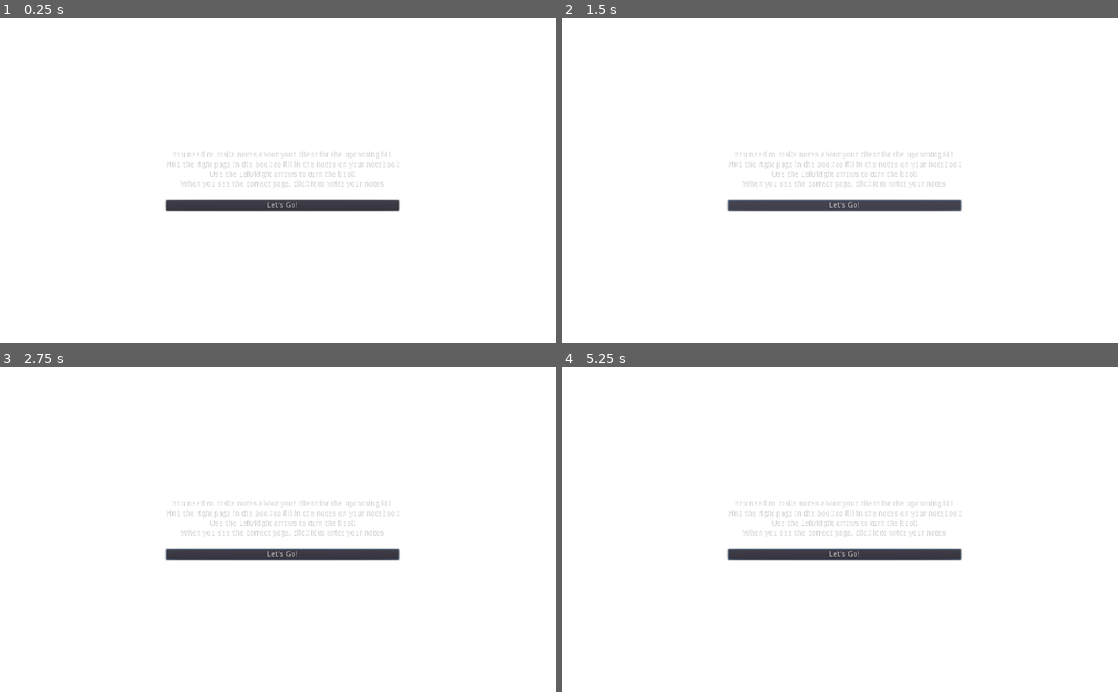
Above: before the commit, frames 1-4 (two rows, left to right).
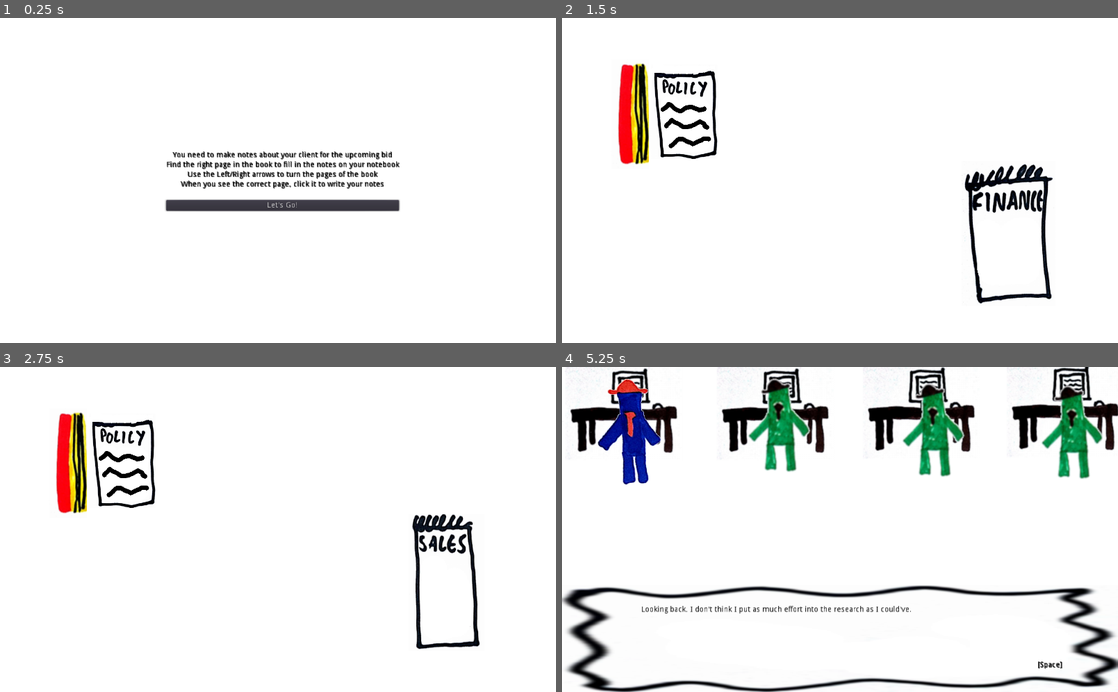
Above: after the commit, the same moments.

Repository: Dvlv/ld43
Game: Godot game, scene res://scenes/buildbid/BuildBid.tscn
The game is run twice, just before and just after one commit, with the same random seed, the same clock (stepped at 60 frames per second) and the same inputs. The project has no main scene, so this scene is started directly.
Inputs (mouse positions are in pixels of both pictures, inside the frame that each line leads up to):
- Up to frame 1 (0.25 s): no input
- Up to frame 2 (1.5 s): click "Let's Go!" at 0.5 s; click (845, 206) at 1.25 s, where only the run before the commit has a clickable "Let's Go!"
- Up to frame 3 (2.75 s): click (122, 461) at 2.02 s
- Up to frame 4 (5.25 s): tap Enter (ui_accept) at 2.75, 3.02, 3.5, 3.77, 4.25, 5 s; move the mouse to (962, 513) at 2.77 s; hold Right (ui_right) 2.78-3.53 s; move the mouse to (728, 545) at 3.52 s; hold Down (ui_down) 3.53-4.28 s; move the mouse to (895, 458) at 4.27 s; hold Right (ui_right) 4.28-5.03 s; move the mouse to (812, 594) at 5.02 s; hold Up (ui_up) from 5.03 s (still down)

The runs differ from the first frame. In frame 1, 1.8% of the frame differs, in the area x 30-72%, y 41-53%; in frame 2, 6.8%; in frame 3, 6.3%; in frame 4, 20%, in the area x 0-100%, y 0-100%.

Commit message:
build bid minigame has art

Diff:
--- a/scenes/buildbid/BuildBid.gd
+++ b/scenes/buildbid/BuildBid.gd
@@ -1,12 +1,14 @@
 extends Node2D
 
 var NOTEBOOK_SHEETS = [
-	preload("res://assets/buildbid/financePaper.png"),
-	preload("res://assets/buildbid/hrPaper.png"),
-	preload("res://assets/buildbid/salesPaper.png"),
+	preload("res://assets/buildbid/pad-finance.png"),
+	preload("res://assets/buildbid/pad-sales.png"),
+	preload("res://assets/buildbid/pad-policy.png"),
+	preload("res://assets/buildbid/pad-profit.png"),
+	preload("res://assets/buildbid/pad-terms.png"),
 ]
 
-var NEEDED_TYPES = ["finance", "hr", "sales"]
+var NEEDED_TYPES = ["finance", "sales", "policy", "profit", "terms"]
 
 var current_needed_type = 0
 var built_report = {}
@@ -20,6 +22,7 @@
 func start():
 	$CompanyBook.visible = true
 	$Notebook.visible = true
+	$Instructions.visible = false
 
 
 func on_page_selected(page_type):
@@ -44,3 +47,8 @@
 	my_global_script.tuesday_minigame_done = true
 	var tuesday = load("res://scenes/tuesday.tscn")
 	get_tree().change_scene_to(tuesday)
+
+
+
+func _on_Button_pressed():
+	start()
--- a/scenes/buildbid/BuildBid.tscn
+++ b/scenes/buildbid/BuildBid.tscn
@@ -1,16 +1,15 @@
 [gd_scene load_steps=4 format=2]
 
 [ext_resource path="res://scenes/buildbid/BuildBid.gd" type="Script" id=1]
-[ext_resource path="res://assets/papersort/financePaper.png" type="Texture" id=2]
+[ext_resource path="res://assets/buildbid/pad-finance.png" type="Texture" id=2]
 [ext_resource path="res://scenes/buildbid/CompanyBook.tscn" type="PackedScene" id=3]
 
-[node name="BuildBid" type="Node2D"]
+[node name="BuildBid" type="Node2D" index="0"]
 
 script = ExtResource( 1 )
 
 [node name="Notebook" type="Node2D" parent="." index="0"]
 
-editor/display_folded = true
 position = Vector2( 822.584, 397.787 )
 __meta__ = {
 "_edit_group_": true
@@ -22,6 +21,8 @@
 
 [node name="CompanyBook" parent="." index="1" instance=ExtResource( 3 )]
 
+position = Vector2( 125.229, 178.022 )
+
 [node name="Instructions" type="Control" parent="." index="2"]
 
 anchor_left = 0.0
@@ -72,11 +73,14 @@
 mouse_default_cursor_shape = 0
 size_flags_horizontal = 1
 size_flags_vertical = 4
+custom_colors/font_color = Color( 0, 0, 0, 1 )
+custom_colors/font_color_shadow = Color( 0, 0, 0, 1 )
 text = "You need to make notes about your client for the upcoming bid"
 align = 1
 percent_visible = 1.0
 lines_skipped = 0
 max_lines_visible = -1
+_sections_unfolded = [ "custom_colors", "custom_constants" ]
 
 [node name="Label5" type="Label" parent="Instructions/VBoxContainer" index="1"]
 
@@ -93,11 +97,14 @@
 mouse_default_cursor_shape = 0
 size_flags_horizontal = 1
 size_flags_vertical = 4
+custom_colors/font_color = Color( 0, 0, 0, 1 )
+custom_colors/font_color_shadow = Color( 0, 0, 0, 1 )
 text = "Find the right page in the book to fill in the notes on your notebook"
 align = 1
 percent_visible = 1.0
 lines_skipped = 0
 max_lines_visible = -1
+_sections_unfolded = [ "custom_colors" ]
 
 [node name="Label2" type="Label" parent="Instructions/VBoxContainer" index="2"]
 
@@ -114,11 +121,14 @@
 mouse_default_cursor_shape = 0
 size_flags_horizontal = 1
 size_flags_vertical = 4
-text = "Use the Left/Right arrows to turn the book"
-align = 1
-percent_visible = 1.0
-lines_skipped = 0
-max_lines_visible = -1
+custom_colors/font_color = Color( 0, 0, 0, 1 )
+custom_colors/font_color_shadow = Color( 0, 0, 0, 1 )
+text = "Use the Left/Right arrows to turn the pages of the book"
+align = 1
+percent_visible = 1.0
+lines_skipped = 0
+max_lines_visible = -1
+_sections_unfolded = [ "custom_colors" ]
 
 [node name="Label3" type="Label" parent="Instructions/VBoxContainer" index="3"]
 
@@ -135,11 +145,14 @@
 mouse_default_cursor_shape = 0
 size_flags_horizontal = 1
 size_flags_vertical = 4
+custom_colors/font_color = Color( 0, 0, 0, 1 )
+custom_colors/font_color_shadow = Color( 0, 0, 0, 1 )
 text = "When you see the correct page, click it to write your notes"
 align = 1
 percent_visible = 1.0
 lines_skipped = 0
 max_lines_visible = -1
+_sections_unfolded = [ "custom_colors" ]
 
 [node name="Label4" type="Label" parent="Instructions/VBoxContainer" index="4"]
 
@@ -184,3 +197,5 @@
 text = "Let's Go!"
 flat = false
 align = 1
+
+[connection signal="pressed" from="Instructions/VBoxContainer/Button" to="." method="_on_Button_pressed"]
--- a/scenes/buildbid/CompanyBook.tscn
+++ b/scenes/buildbid/CompanyBook.tscn
@@ -1,6 +1,8 @@
-[gd_scene load_steps=2 format=2]
+[gd_scene load_steps=4 format=2]
 
 [ext_resource path="res://scripts/CompanyBook.gd" type="Script" id=1]
+[ext_resource path="res://assets/buildbid/book-cover.png" type="Texture" id=2]
+[ext_resource path="res://assets/buildbid/book-policy.png" type="Texture" id=3]
 
 [node name="CompanyBook" type="Node2D"]
 
@@ -8,14 +10,19 @@
 
 [node name="Sprite" type="Sprite" parent="." index="0"]
 
+texture = ExtResource( 2 )
+
 [node name="TextureButton" type="TextureButton" parent="." index="1"]
 
 anchor_left = 0.0
 anchor_top = 0.0
 anchor_right = 0.0
 anchor_bottom = 0.0
-margin_right = 40.0
-margin_bottom = 40.0
+margin_left = 39.0
+margin_top = -92.0
+margin_right = 202.0
+margin_bottom = 141.0
+rect_scale = Vector2( 0.75, 0.75 )
 rect_pivot_offset = Vector2( 0, 0 )
 rect_clip_content = false
 focus_mode = 2
@@ -27,6 +34,7 @@
 enabled_focus_mode = 2
 shortcut = null
 group = null
-_sections_unfolded = [ "Textures" ]
+texture_normal = ExtResource( 3 )
+_sections_unfolded = [ "Rect", "Textures" ]
 
 [connection signal="pressed" from="TextureButton" to="." method="_on_TextureButton_pressed"]
--- a/scripts/CompanyBook.gd
+++ b/scripts/CompanyBook.gd
@@ -3,15 +3,19 @@
 signal page_selected
 
 var PAGES = [
-	preload("res://assets/buildbid/financePaper.png"),
-	preload("res://assets/buildbid/hrPaper.png"),
-	preload("res://assets/buildbid/salesPaper.png"),
+	preload("res://assets/buildbid/book-policy.png"),
+	preload("res://assets/buildbid/book-finance.png"),
+	preload("res://assets/buildbid/book-sales.png"),
+	preload("res://assets/buildbid/book-terms.png"),
+	preload("res://assets/buildbid/book-profit.png"),
 ]
 
 var PAGE_TYPES = [
+	"policy",
 	"finance",
-	"hr",
 	"sales",
+	"terms",
+	"profit",
 ]
 
 var current_page = 0
Binary file added: assets/buildbid/book-cover.png
Not shown, added: assets/buildbid/book-cover.png.import
Binary file added: assets/buildbid/book-finance.png
Not shown, added: assets/buildbid/book-finance.png.import
Binary file added: assets/buildbid/book-policy.png
Not shown, added: assets/buildbid/book-policy.png.import
Binary file added: assets/buildbid/book-profit.png
Not shown, added: assets/buildbid/book-profit.png.import
Binary file added: assets/buildbid/book-sales.png
Not shown, added: assets/buildbid/book-sales.png.import
Binary file added: assets/buildbid/book-terms.png
Not shown, added: assets/buildbid/book-terms.png.import
(and 10 more such lines)
